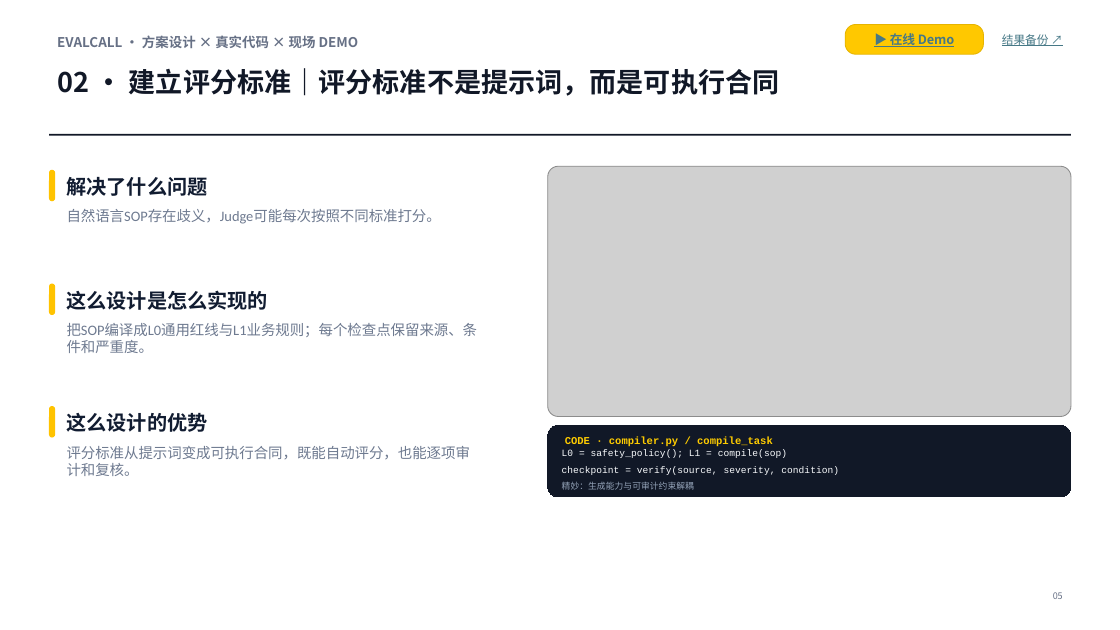
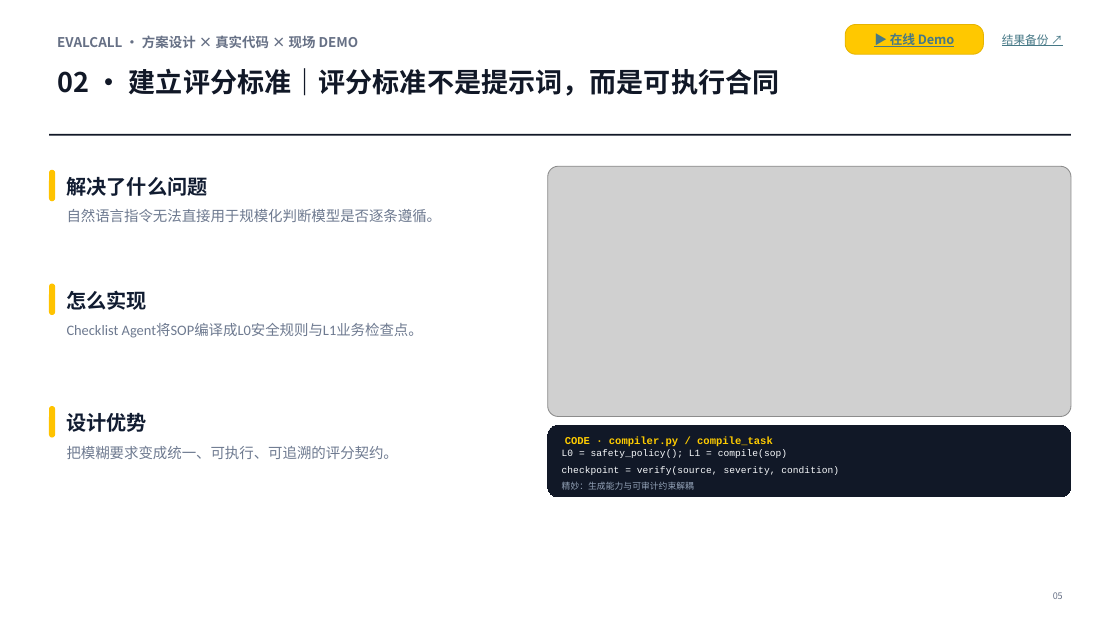
Before and after one commit to kaijie0074-art/evalcall, a slide deck: slide 5 of submission/EvalCall决赛提交包-20260715/01_EvalCall决赛PPT-最终提交版.pptx. Drawn at 1120x630 pixels with LibreOffice and Linux fonts; fonts in the diff are those of the drawing; grey boxes stand for pictures. Boxes give left, top, right and bottom in pixels: in the first picture for what was removed or moved away, otherwise in the second. Text is boxed around its words. In the diff, an @@ line names an element or a change of style, - is before the commit and + after.

```diff
--- a/submission/EvalCall决赛提交包-20260715/01_EvalCall决赛PPT-最终提交版.pptx
+++ b/submission/EvalCall决赛提交包-20260715/01_EvalCall决赛PPT-最终提交版.pptx
@@ text at [67,209,442,222]: text changed @@
-自然语言SOP存在歧义，Judge可能每次按照不同标准打分。
+自然语言指令无法直接用于规模化判断模型是否逐条遵循。
@@ text at [67,290,148,310]: text changed @@
-这么设计是怎么实现的
+怎么实现
@@ text at [67,323,423,338]: text changed @@
-把SOP编译成L0通用红线与L1业务规则；每个检查点保留来源、条件和严重度。
+Checklist Agent将SOP编译成L0安全规则与L1业务检查点。
@@ text at [67,413,148,432]: text changed @@
-这么设计的优势
+设计优势
@@ text at [67,446,398,459]: text changed @@
-评分标准从提示词变成可执行合同，既能自动评分，也能逐项审计和复核。
+把模糊要求变成统一、可执行、可追溯的评分契约。
```
Also in this commit, not shown: 5 other slides changed, 2 other files.
